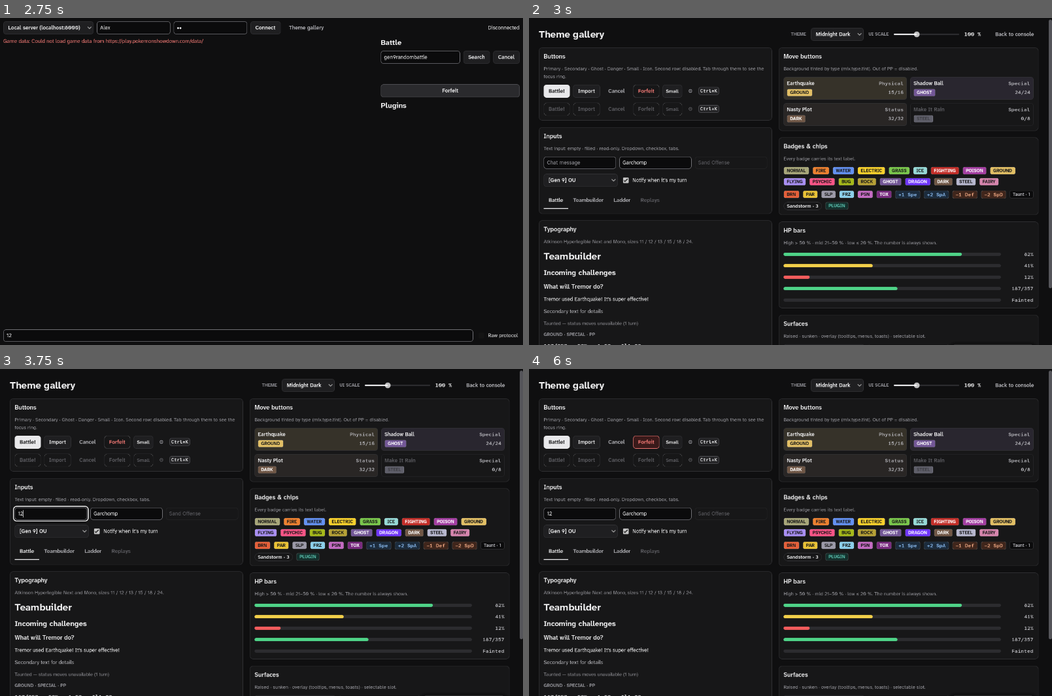
Above: before the commit, frames 1-4 (two rows, left to right).
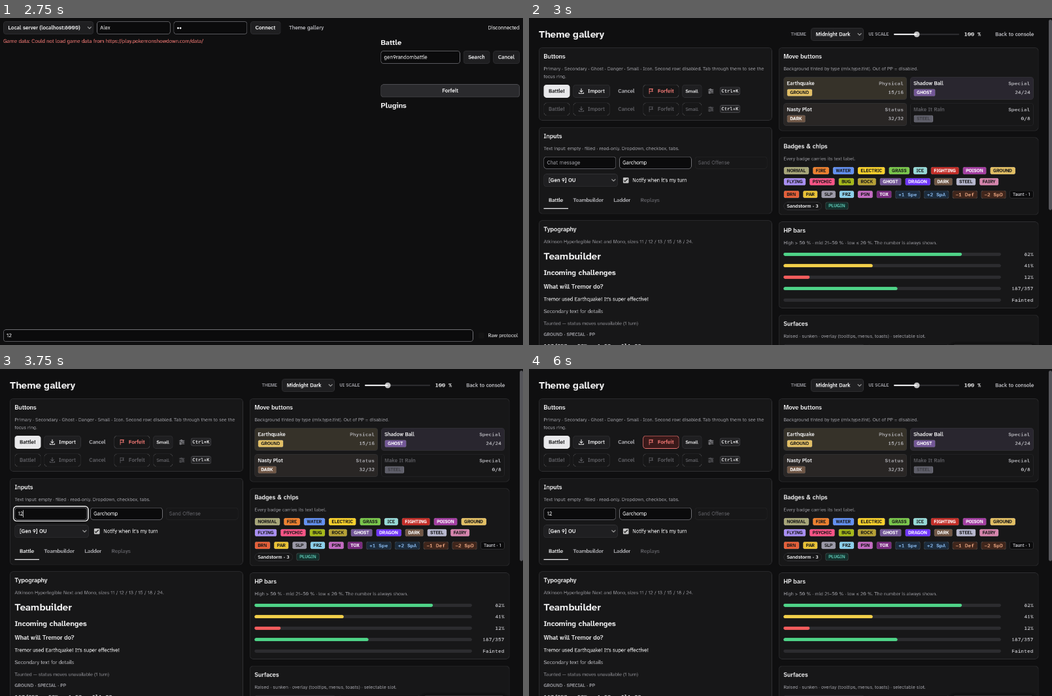
Above: after the commit, the same moments.

Repository: chrismaghuhn/Showdown-godot
Game: Godot game, scene res://src/app/main.tscn
Same seed, same stepped clock (60 frames per second), same inputs: the game is played once before the commit and once after it.
Inputs (mouse positions are in pixels of both pictures, inside the frame that each line leads up to):
- Up to frame 1 (2.75 s): click (135, 27) at 0.52 s; type "Alex" at 0.6 s; click (209, 27) at 0.75 s; type "12" at 0.83 s; click (240, 335) at 0.98 s; type "12" at 1.07 s; click "Cancel" at 1.25 s; click "Forfeit" at 2 s
- Up to frame 2 (3 s): click "Theme gallery" at 2.75 s
- Up to frame 3 (3.75 s): click (52, 512) at 3.52 s; type "12" at 3.6 s
- Up to frame 4 (6 s): click "Import" at 4.25 s; click "Cancel" at 5 s; click "Forfeit" at 5.75 s

Frame 1 is identical in both runs. In frame 2, 0.6% of the frame differs, in the area x 9-100%, y 20-83%; in frame 3, 0.6%; in frame 4, 0.8%.

Commit message:
Add design system icons with theme tinting
- 37 hand-drawn icons from the design (weather, terrain, hazards,
  screens, UI), white 16px SVGs, imported at 2x so they stay sharp up to
  200 % UI scale and displayed at 16 logical px
- Icons helper (get_icon, names) and IconView component tinted by a
  theme color token
- Theme gallery: icons on Import, Forfeit and the settings icon button,
  plus an icon overview section
- Tests: all icons load at 2x, field condition icons exist, IconView
- docs/theming.md: icon usage and import rules

Co-Authored-By: Claude Opus 5.5 <noreply@anthropic.com>

Diff:
--- /dev/null
+++ b/client/assets/icons/hazard-spikes.svg
@@ -0,0 +1 @@
+<svg xmlns="http://www.w3.org/2000/svg" width="16" height="16" viewBox="0 0 16 16" fill="none" stroke="#FFFFFF" stroke-width="1.5" stroke-linecap="round" stroke-linejoin="round"><path d="M1.75 13.75h12.5M2.75 13.75L4.5 8.25l1.75 5.5M6.25 13.75L8 5.75l1.75 8M9.75 13.75l1.75-5.5 1.75 5.5"></path></svg>
--- /dev/null
+++ b/client/assets/icons/hazard-stealth-rock.svg
@@ -0,0 +1 @@
+<svg xmlns="http://www.w3.org/2000/svg" width="16" height="16" viewBox="0 0 16 16" fill="none" stroke="#FFFFFF" stroke-width="1.5" stroke-linecap="round" stroke-linejoin="round"><path d="M3.5 10L6 3.25l3.75 4.25L8.25 12H5z"></path><path d="M6 3.25l.75 5.25 3-1M6.75 8.5L5 12"></path><path d="M11.25 6.25l1.5-3.5 1.75 2.5-1.25 2z"></path><path d="M10.75 13.5l1-3 2.5 1.25-.75 1.75z"></path></svg>
--- /dev/null
+++ b/client/assets/icons/hazard-sticky-web.svg
@@ -0,0 +1 @@
+<svg xmlns="http://www.w3.org/2000/svg" width="16" height="16" viewBox="0 0 16 16" fill="none" stroke="#FFFFFF" stroke-width="1.5" stroke-linecap="round" stroke-linejoin="round"><path d="M8 8V1.75M8 8l5.41-3.12M8 8l5.41 3.12M8 8v6.25M8 8l-5.41 3.12M8 8L2.59 4.87M8 2.75Q9.59 5.24 12.55 5.38Q11.18 8 12.55 10.62Q9.59 10.76 8 13.25Q6.41 10.76 3.45 10.62Q4.82 8 3.45 5.38Q6.41 5.24 8 2.75"></path></svg>
--- /dev/null
+++ b/client/assets/icons/hazard-toxic-spikes.svg
@@ -0,0 +1 @@
+<svg xmlns="http://www.w3.org/2000/svg" width="16" height="16" viewBox="0 0 16 16" fill="none" stroke="#FFFFFF" stroke-width="1.5" stroke-linecap="round" stroke-linejoin="round"><path d="M1.75 13.75h12.5M2.75 13.75L4.5 8.25l1.75 5.5M6.75 13.75L8.5 8.25l1.75 5.5"></path><circle cx="12" cy="5" r="1.75"></circle><circle cx="8.75" cy="3" r="1"></circle></svg>
--- /dev/null
+++ b/client/assets/icons/screen-aurora-veil.svg
@@ -0,0 +1 @@
+<svg xmlns="http://www.w3.org/2000/svg" width="16" height="16" viewBox="0 0 16 16" fill="none" stroke="#FFFFFF" stroke-width="1.5" stroke-linecap="round" stroke-linejoin="round"><path d="M8 1.8l5.2 2v4.1c0 3.1-2.2 5.2-5.2 6.3-3-1.1-5.2-3.2-5.2-6.3V3.8z"></path><path d="M5.25 6.5c.9-.6 1.85-.6 2.75 0s1.85.6 2.75 0M5.25 9.25c.9-.6 1.85-.6 2.75 0s1.85.6 2.75 0"></path></svg>
--- /dev/null
+++ b/client/assets/icons/screen-light-screen.svg
@@ -0,0 +1 @@
+<svg xmlns="http://www.w3.org/2000/svg" width="16" height="16" viewBox="0 0 16 16" fill="none" stroke="#FFFFFF" stroke-width="1.5" stroke-linecap="round" stroke-linejoin="round"><path d="M8 1.8l5.2 2v4.1c0 3.1-2.2 5.2-5.2 6.3-3-1.1-5.2-3.2-5.2-6.3V3.8z"></path><circle cx="8" cy="7.75" r="2"></circle></svg>
--- /dev/null
+++ b/client/assets/icons/screen-reflect.svg
@@ -0,0 +1 @@
+<svg xmlns="http://www.w3.org/2000/svg" width="16" height="16" viewBox="0 0 16 16" fill="none" stroke="#FFFFFF" stroke-width="1.5" stroke-linecap="round" stroke-linejoin="round"><path d="M8 1.8l5.2 2v4.1c0 3.1-2.2 5.2-5.2 6.3-3-1.1-5.2-3.2-5.2-6.3V3.8z"></path><path d="M8 4.75l1 2.25 2.25 1-2.25 1L8 11.25 7 9 4.75 8 7 7z"></path></svg>
--- /dev/null
+++ b/client/assets/icons/terrain-electric.svg
@@ -0,0 +1 @@
+<svg xmlns="http://www.w3.org/2000/svg" width="16" height="16" viewBox="0 0 16 16" fill="none" stroke="#FFFFFF" stroke-width="1.5" stroke-linecap="round" stroke-linejoin="round"><path d="M9.25 1.75L5 8.25h3.25l-1.5 4.5 4.5-6.5H8z"></path><path d="M2 14.25h12"></path></svg>
--- /dev/null
+++ b/client/assets/icons/terrain-grassy.svg
@@ -0,0 +1 @@
+<svg xmlns="http://www.w3.org/2000/svg" width="16" height="16" viewBox="0 0 16 16" fill="none" stroke="#FFFFFF" stroke-width="1.5" stroke-linecap="round" stroke-linejoin="round"><path d="M8 14.25V8.5"></path><path d="M8 9.75C8 7.1 6.4 5.5 3.75 5.5c0 2.65 1.6 4.25 4.25 4.25zM8 8.5c0-2.65 1.6-4.25 4.25-4.25 0 2.65-1.6 4.25-4.25 4.25z"></path><path d="M2 14.25h12"></path></svg>
--- /dev/null
+++ b/client/assets/icons/terrain-misty.svg
@@ -0,0 +1 @@
+<svg xmlns="http://www.w3.org/2000/svg" width="16" height="16" viewBox="0 0 16 16" fill="none" stroke="#FFFFFF" stroke-width="1.5" stroke-linecap="round" stroke-linejoin="round"><path d="M8 1.75l.65 1.6 1.6.65-1.6.65L8 6.25l-.65-1.6-1.6-.65 1.6-.65z"></path><path d="M3 8.75h4.5M9.5 8.75H13M4.75 11.5h6.5"></path><path d="M2 14.25h12"></path></svg>
--- /dev/null
+++ b/client/assets/icons/terrain-none.svg
@@ -0,0 +1 @@
+<svg xmlns="http://www.w3.org/2000/svg" width="16" height="16" viewBox="0 0 16 16" fill="none" stroke="#FFFFFF" stroke-width="1.5" stroke-linecap="round" stroke-linejoin="round"><path d="M8 2.5l6 3-6 3-6-3zM2 8.5l6 3 6-3M2 11.5l6 3 6-3"></path></svg>
--- /dev/null
+++ b/client/assets/icons/terrain-psychic.svg
@@ -0,0 +1 @@
+<svg xmlns="http://www.w3.org/2000/svg" width="16" height="16" viewBox="0 0 16 16" fill="none" stroke="#FFFFFF" stroke-width="1.5" stroke-linecap="round" stroke-linejoin="round"><path d="M7.4 7.25a1.25 1.25 0 0 1 2.5 0 2.5 2.5 0 0 1-5 0 3.75 3.75 0 0 1 7.5 0"></path><path d="M2 14.25h12"></path></svg>
--- /dev/null
+++ b/client/assets/icons/ui-backup.svg
@@ -0,0 +1 @@
+<svg xmlns="http://www.w3.org/2000/svg" width="16" height="16" viewBox="0 0 16 16" fill="none" stroke="#FFFFFF" stroke-width="1.5" stroke-linecap="round" stroke-linejoin="round"><rect x="2" y="9" width="12" height="4.5" rx="1.2"></rect><path d="M3.5 9L5 3.5h6L12.5 9M11 11.3h.5"></path></svg>
--- /dev/null
+++ b/client/assets/icons/ui-chat.svg
@@ -0,0 +1 @@
+<svg xmlns="http://www.w3.org/2000/svg" width="16" height="16" viewBox="0 0 16 16" fill="none" stroke="#FFFFFF" stroke-width="1.5" stroke-linecap="round" stroke-linejoin="round"><path d="M2.5 3h11v8H7.5L4.5 13.5V11h-2z"></path></svg>
--- /dev/null
+++ b/client/assets/icons/ui-drag.svg
@@ -0,0 +1 @@
+<svg xmlns="http://www.w3.org/2000/svg" width="16" height="16" viewBox="0 0 16 16" fill="none" stroke="#FFFFFF" stroke-width="1.5" stroke-linecap="round" stroke-linejoin="round"><g fill="#FFFFFF" stroke="none"><circle cx="6" cy="4" r="1.1"></circle><circle cx="10" cy="4" r="1.1"></circle><circle cx="6" cy="8" r="1.1"></circle><circle cx="10" cy="8" r="1.1"></circle><circle cx="6" cy="12" r="1.1"></circle><circle cx="10" cy="12" r="1.1"></circle></g></svg>
--- /dev/null
+++ b/client/assets/icons/ui-export.svg
@@ -0,0 +1 @@
+<svg xmlns="http://www.w3.org/2000/svg" width="16" height="16" viewBox="0 0 16 16" fill="none" stroke="#FFFFFF" stroke-width="1.5" stroke-linecap="round" stroke-linejoin="round"><path d="M8 10.3v-8M4.5 5.5L8 2l3.5 3.5M2.5 11.5v2h11v-2"></path></svg>
--- /dev/null
+++ b/client/assets/icons/ui-forfeit.svg
@@ -0,0 +1 @@
+<svg xmlns="http://www.w3.org/2000/svg" width="16" height="16" viewBox="0 0 16 16" fill="none" stroke="#FFFFFF" stroke-width="1.5" stroke-linecap="round" stroke-linejoin="round"><path d="M3.5 14.5V2M3.5 2.5h8.5l-2 3 2 3H3.5"></path></svg>
--- /dev/null
+++ b/client/assets/icons/ui-hotkeys.svg
@@ -0,0 +1 @@
+<svg xmlns="http://www.w3.org/2000/svg" width="16" height="16" viewBox="0 0 16 16" fill="none" stroke="#FFFFFF" stroke-width="1.5" stroke-linecap="round" stroke-linejoin="round"><rect x="1.5" y="4" width="13" height="8" rx="1.5"></rect><path d="M4 7h.5M6.5 7h.5M9 7h.5M11.5 7h.5M5 9.5h6"></path></svg>
--- /dev/null
+++ b/client/assets/icons/ui-import.svg
@@ -0,0 +1 @@
+<svg xmlns="http://www.w3.org/2000/svg" width="16" height="16" viewBox="0 0 16 16" fill="none" stroke="#FFFFFF" stroke-width="1.5" stroke-linecap="round" stroke-linejoin="round"><path d="M8 2v8M4.5 6.8L8 10.3l3.5-3.5M2.5 11.5v2h11v-2"></path></svg>
--- /dev/null
+++ b/client/assets/icons/ui-notify.svg
@@ -0,0 +1 @@
+<svg xmlns="http://www.w3.org/2000/svg" width="16" height="16" viewBox="0 0 16 16" fill="none" stroke="#FFFFFF" stroke-width="1.5" stroke-linecap="round" stroke-linejoin="round"><path d="M4 11.5V7.5a4 4 0 0 1 8 0v4l1.2 1.5H2.8zM6.5 14.5h3"></path></svg>
--- /dev/null
+++ b/client/assets/icons/ui-physical.svg
@@ -0,0 +1 @@
+<svg xmlns="http://www.w3.org/2000/svg" width="16" height="16" viewBox="0 0 16 16" fill="none" stroke="#FFFFFF" stroke-width="1.5" stroke-linecap="round" stroke-linejoin="round"><path d="M8 1.4L9.2 5.1L12.7 3.3L10.9 6.8L14.6 8L10.9 9.2L12.7 12.7L9.2 10.9L8 14.6L6.8 10.9L3.3 12.7L5.1 9.2L1.4 8L5.1 6.8L3.3 3.3L6.8 5.1Z"></path></svg>
--- /dev/null
+++ b/client/assets/icons/ui-pin.svg
@@ -0,0 +1 @@
+<svg xmlns="http://www.w3.org/2000/svg" width="16" height="16" viewBox="0 0 16 16" fill="none" stroke="#FFFFFF" stroke-width="1.5" stroke-linecap="round" stroke-linejoin="round"><path d="M10 2.5l3.5 3.5-2.5 1.5-2 2 .5 2.5-1.5 1.5-5-5L4.5 7 7 7.5l2-2z"></path><path d="M5.5 10.5L2.5 13.5"></path></svg>
--- /dev/null
+++ b/client/assets/icons/ui-plugin.svg
@@ -0,0 +1 @@
+<svg xmlns="http://www.w3.org/2000/svg" width="16" height="16" viewBox="0 0 16 16" fill="none" stroke="#FFFFFF" stroke-width="1.5" stroke-linecap="round" stroke-linejoin="round"><path d="M5.5 1.5v3.5M10.5 1.5v3.5M3.5 5h9v2.5a4.5 4.5 0 0 1-9 0zM8 12v2.5"></path></svg>
--- /dev/null
+++ b/client/assets/icons/ui-pop-out.svg
@@ -0,0 +1 @@
+<svg xmlns="http://www.w3.org/2000/svg" width="16" height="16" viewBox="0 0 16 16" fill="none" stroke="#FFFFFF" stroke-width="1.5" stroke-linecap="round" stroke-linejoin="round"><path d="M9.5 2.5h4v4M13.5 2.5L8 8M11.5 9.5v4h-9v-9h4"></path></svg>
--- /dev/null
+++ b/client/assets/icons/ui-search.svg
@@ -0,0 +1 @@
+<svg xmlns="http://www.w3.org/2000/svg" width="16" height="16" viewBox="0 0 16 16" fill="none" stroke="#FFFFFF" stroke-width="1.5" stroke-linecap="round" stroke-linejoin="round"><circle cx="7" cy="7" r="4.5"></circle><path d="M10.4 10.4L14 14"></path></svg>
--- /dev/null
+++ b/client/assets/icons/ui-settings.svg
@@ -0,0 +1 @@
+<svg xmlns="http://www.w3.org/2000/svg" width="16" height="16" viewBox="0 0 16 16" fill="none" stroke="#FFFFFF" stroke-width="1.5" stroke-linecap="round" stroke-linejoin="round"><path d="M2 4h3M9 4h5M2 8h7M13 8h1M2 12h1M7 12h7"></path><circle cx="7" cy="4" r="1.6"></circle><circle cx="11" cy="8" r="1.6"></circle><circle cx="5" cy="12" r="1.6"></circle></svg>
--- /dev/null
+++ b/client/assets/icons/ui-special.svg
@@ -0,0 +1 @@
+<svg xmlns="http://www.w3.org/2000/svg" width="16" height="16" viewBox="0 0 16 16" fill="none" stroke="#FFFFFF" stroke-width="1.5" stroke-linecap="round" stroke-linejoin="round"><circle cx="8" cy="8" r="6"></circle><circle cx="8" cy="8" r="2.5"></circle></svg>
--- /dev/null
+++ b/client/assets/icons/ui-status.svg
@@ -0,0 +1 @@
+<svg xmlns="http://www.w3.org/2000/svg" width="16" height="16" viewBox="0 0 16 16" fill="none" stroke="#FFFFFF" stroke-width="1.5" stroke-linecap="round" stroke-linejoin="round"><circle cx="8" cy="8" r="6"></circle><path d="M8 2a3 3 0 0 1 0 6a3 3 0 0 0 0 6"></path></svg>
--- /dev/null
+++ b/client/assets/icons/ui-tera.svg
@@ -0,0 +1 @@
+<svg xmlns="http://www.w3.org/2000/svg" width="16" height="16" viewBox="0 0 16 16" fill="none" stroke="#FFFFFF" stroke-width="1.5" stroke-linecap="round" stroke-linejoin="round"><path d="M4.5 2.5h7l3 4-7 7.5-7-7.5zM1.5 6.5h13M6 2.5l-1 4 3 7.5 3-7.5-1-4"></path></svg>
--- /dev/null
+++ b/client/assets/icons/ui-timer.svg
@@ -0,0 +1 @@
+<svg xmlns="http://www.w3.org/2000/svg" width="16" height="16" viewBox="0 0 16 16" fill="none" stroke="#FFFFFF" stroke-width="1.5" stroke-linecap="round" stroke-linejoin="round"><circle cx="8" cy="9" r="5.5"></circle><path d="M8 6.3V9l1.8 1.4M6.3 1.5h3.4"></path></svg>
--- /dev/null
+++ b/client/assets/icons/ui-warning.svg
@@ -0,0 +1 @@
+<svg xmlns="http://www.w3.org/2000/svg" width="16" height="16" viewBox="0 0 16 16" fill="none" stroke="#FFFFFF" stroke-width="1.5" stroke-linecap="round" stroke-linejoin="round"><path d="M8 2.2l6.3 11.3H1.7z"></path><path d="M8 6.5v3M8 11.5v.2"></path></svg>
--- /dev/null
+++ b/client/assets/icons/weather-hail.svg
@@ -0,0 +1 @@
+<svg xmlns="http://www.w3.org/2000/svg" width="16" height="16" viewBox="0 0 16 16" fill="none" stroke="#FFFFFF" stroke-width="1.5" stroke-linecap="round" stroke-linejoin="round"><path d="M4.75 8.5h6.75a2.25 2.25 0 0 0 .2-4.49 3.25 3.25 0 0 0-6.2-.76A2.6 2.6 0 0 0 4.75 8.5z"></path><circle cx="5.5" cy="11.5" r="1.05" fill="#FFFFFF" stroke="none"></circle><circle cx="8.5" cy="13.5" r="1.05" fill="#FFFFFF" stroke="none"></circle><circle cx="11.5" cy="11.5" r="1.05" fill="#FFFFFF" stroke="none"></circle></svg>
--- /dev/null
+++ b/client/assets/icons/weather-none.svg
@@ -0,0 +1 @@
+<svg xmlns="http://www.w3.org/2000/svg" width="16" height="16" viewBox="0 0 16 16" fill="none" stroke="#FFFFFF" stroke-width="1.5" stroke-linecap="round" stroke-linejoin="round"><path d="M4.75 8.5h6.75a2.25 2.25 0 0 0 .2-4.49 3.25 3.25 0 0 0-6.2-.76A2.6 2.6 0 0 0 4.75 8.5z"></path><path d="M2.5 13.5l11-11"></path></svg>
--- /dev/null
+++ b/client/assets/icons/weather-rain.svg
@@ -0,0 +1 @@
+<svg xmlns="http://www.w3.org/2000/svg" width="16" height="16" viewBox="0 0 16 16" fill="none" stroke="#FFFFFF" stroke-width="1.5" stroke-linecap="round" stroke-linejoin="round"><path d="M4.75 8.5h6.75a2.25 2.25 0 0 0 .2-4.49 3.25 3.25 0 0 0-6.2-.76A2.6 2.6 0 0 0 4.75 8.5z"></path><path d="M5.75 10.75l-.75 2.75M8.5 10.75l-.75 2.75M11.25 10.75l-.75 2.75"></path></svg>
--- /dev/null
+++ b/client/assets/icons/weather-sandstorm.svg
@@ -0,0 +1 @@
+<svg xmlns="http://www.w3.org/2000/svg" width="16" height="16" viewBox="0 0 16 16" fill="none" stroke="#FFFFFF" stroke-width="1.5" stroke-linecap="round" stroke-linejoin="round"><path d="M1.75 5.5h7a2 2 0 1 0-2-2M1.75 9h9.5a2.25 2.25 0 1 1-2.25 2.25"></path><circle cx="12.75" cy="4.5" r="0.9" fill="#FFFFFF" stroke="none"></circle><circle cx="14" cy="7.25" r="0.9" fill="#FFFFFF" stroke="none"></circle><circle cx="4" cy="12.5" r="0.9" fill="#FFFFFF" stroke="none"></circle></svg>
--- /dev/null
+++ b/client/assets/icons/weather-snow.svg
@@ -0,0 +1 @@
+<svg xmlns="http://www.w3.org/2000/svg" width="16" height="16" viewBox="0 0 16 16" fill="none" stroke="#FFFFFF" stroke-width="1.5" stroke-linecap="round" stroke-linejoin="round"><path d="M8 1.75v12.5M2.59 4.88l10.82 6.24M2.59 11.12l10.82-6.24"></path><path d="M6.6 2.9L8 4.1l1.4-1.2M6.6 13.1L8 11.9l1.4 1.2M2.95 6.9l1.8-.35-.6-1.75M13.05 9.1l-1.8.35.6 1.75M2.95 9.1l1.8.35-.6 1.75M13.05 6.9l-1.8-.35.6-1.75"></path></svg>
--- /dev/null
+++ b/client/assets/icons/weather-sun.svg
@@ -0,0 +1 @@
+<svg xmlns="http://www.w3.org/2000/svg" width="16" height="16" viewBox="0 0 16 16" fill="none" stroke="#FFFFFF" stroke-width="1.5" stroke-linecap="round" stroke-linejoin="round"><circle cx="8" cy="8" r="2.75"></circle><path d="M8 1.75v1.5M8 12.75v1.5M1.75 8h1.5M12.75 8h1.5M3.58 3.58l1.06 1.06M11.36 11.36l1.06 1.06M3.58 12.42l1.06-1.06M11.36 4.64l1.06-1.06"></path></svg>
--- /dev/null
+++ b/client/src/ui/components/icon_view.gd
@@ -0,0 +1,38 @@
+class_name IconView
+extends TextureRect
+## A 16px icon tinted with a theme color token. Inside buttons use Button.icon instead
+## (the theme's icon colors tint it). Set tooltip_text when there is no visible label.
+
+@export var icon_name := "":
+	set(value):
+		icon_name = value
+		texture = Icons.get_icon(value) if not value.is_empty() else null
+
+@export var color_token := "color.text.secondary":
+	set(value):
+		color_token = value
+		_apply_color()
+
+
+func _init(initial_icon := "", initial_token := "color.text.secondary") -> void:
+	expand_mode = TextureRect.EXPAND_IGNORE_SIZE
+	stretch_mode = TextureRect.STRETCH_KEEP_ASPECT_CENTERED
+	custom_minimum_size = Vector2(Icons.SIZE, Icons.SIZE)
+	size_flags_vertical = Control.SIZE_SHRINK_CENTER
+	icon_name = initial_icon
+	color_token = initial_token
+
+
+func _notification(what: int) -> void:
+	if what == NOTIFICATION_ENTER_TREE or what == NOTIFICATION_THEME_CHANGED:
+		_apply_color()
+
+
+func _apply_color() -> void:
+	# The color is resolved once the view is in the tree (Themes is an autoload);
+	# until then the texture keeps its white.
+	if not is_inside_tree():
+		return
+	var themes := get_node_or_null("/root/Themes")
+	if themes != null and themes.tokens != null:
+		self_modulate = themes.color(color_token)
--- a/client/src/ui/screens/theme_gallery/theme_gallery.gd
+++ b/client/src/ui/screens/theme_gallery/theme_gallery.gd
@@ -80,6 +80,7 @@
 	_buttons_section(left)
 	_inputs_section(left)
 	_typography_section(left)
+	_icons_section(left)
 	_moves_section(right)
 	_badges_section(right)
 	_hp_section(right)
@@ -125,11 +126,13 @@
 	for disabled in [false, true]:
 		var row := HFlowContainer.new()
 		box.add_child(row)
-		for spec: Array in [["Battle!", &"PrimaryButton"], ["Import", &""], ["Cancel", &"GhostButton"],
-				["Forfeit", &"DangerButton"], ["Small", &"SmallButton"], ["⚙", &"IconButton"]]:
+		for spec: Array in [["Battle!", &"PrimaryButton", ""], ["Import", &"", "ui-import"], ["Cancel", &"GhostButton", ""],
+				["Forfeit", &"DangerButton", "ui-forfeit"], ["Small", &"SmallButton", ""], ["", &"IconButton", "ui-settings"]]:
 			var button := _button(spec[0], spec[1])
+			if not str(spec[2]).is_empty():
+				button.icon = Icons.get_icon(spec[2])
 			button.disabled = disabled
-			button.tooltip_text = "Tooltip: %s button" % spec[0]
+			button.tooltip_text = "Settings" if str(spec[0]).is_empty() else "Tooltip: %s button" % spec[0]
 			row.add_child(button)
 		var kbd := _label("Ctrl+K", &"KbdLabel")
 		kbd.size_flags_vertical = Control.SIZE_SHRINK_CENTER
@@ -176,6 +179,19 @@
 		box.add_child(label)
 
 
+func _icons_section(parent: Control) -> void:
+	var box := _section(parent, "Icons", "Hand-drawn, 16px grid, 1.5px stroke, tinted by the theme. Always paired with a label or tooltip.")
+	var grid := GridContainer.new()
+	grid.columns = 3
+	box.add_child(grid)
+	for icon_name in Icons.names():
+		var row := HBoxContainer.new()
+		row.size_flags_horizontal = Control.SIZE_EXPAND_FILL
+		row.add_child(IconView.new(icon_name, "color.text.primary"))
+		row.add_child(_label(icon_name, &"MutedLabel"))
+		grid.add_child(row)
+
+
 func _moves_section(parent: Control) -> void:
 	var box := _section(parent, "Move buttons", "Background tinted by type (mix.type.tint). Out of PP = disabled.")
 	var grid := GridContainer.new()
--- /dev/null
+++ b/client/src/ui/theme/icons.gd
@@ -0,0 +1,32 @@
+class_name Icons
+extends RefCounted
+## The design system's icons (client/assets/icons/*.svg): 16px grid, drawn white, tinted by the
+## theme (Button icon colors) or by IconView. Imported at 2x so they stay sharp up to 200 % UI
+## scale; always displayed at 16 logical px. Pair every icon with a text label or tooltip.
+
+const DIR := "res://assets/icons"
+const SIZE := 16
+
+static var _cache := {}
+
+
+## Texture for an icon name such as "ui-settings" or "weather-rain"; null if it doesn't exist.
+static func get_icon(icon_name: String) -> Texture2D:
+	if _cache.has(icon_name):
+		return _cache[icon_name]
+	var path := DIR.path_join(icon_name + ".svg")
+	var texture: Texture2D = load(path) if ResourceLoader.exists(path) else null
+	if texture == null:
+		push_warning("Unknown icon '%s'" % icon_name)
+	_cache[icon_name] = texture
+	return texture
+
+
+## All icon names, sorted.
+static func names() -> PackedStringArray:
+	var result := PackedStringArray()
+	for file in ResourceLoader.list_directory(DIR):
+		if file.ends_with(".svg"):
+			result.append(file.trim_suffix(".svg"))
+	result.sort()
+	return result
--- /dev/null
+++ b/client/tests/unit/test_icons.gd
@@ -0,0 +1,26 @@
+extends "res://tests/test_case.gd"
+
+
+func test_all_icons_load_at_double_resolution() -> void:
+	var names := Icons.names()
+	assert_eq(names.size(), 37, "icon count")
+	for icon_name in names:
+		var texture := Icons.get_icon(icon_name)
+		assert_true(texture != null, icon_name + " loads")
+		if texture != null:
+			assert_eq(texture.get_size(), Vector2(Icons.SIZE * 2, Icons.SIZE * 2), icon_name + " imported at 2x")
+
+
+func test_field_condition_icons_exist() -> void:
+	var names := Icons.names()
+	for icon_name in ["weather-rain", "weather-sun", "weather-sandstorm", "weather-snow", "terrain-grassy",
+			"terrain-electric", "terrain-psychic", "terrain-misty", "hazard-stealth-rock", "hazard-spikes",
+			"hazard-toxic-spikes", "hazard-sticky-web", "screen-reflect", "screen-light-screen", "screen-aurora-veil"]:
+		assert_true(icon_name in names, icon_name)
+
+
+func test_icon_view_shows_texture() -> void:
+	var view := IconView.new("ui-settings")
+	assert_true(view.texture != null, "texture set")
+	assert_eq(view.custom_minimum_size, Vector2(16, 16), "displayed at 16px")
+	view.free()
Not shown, added: client/assets/icons/hazard-spikes.svg.import
Not shown, added: client/assets/icons/hazard-stealth-rock.svg.import
Not shown, added: client/assets/icons/hazard-sticky-web.svg.import
Not shown, added: client/assets/icons/hazard-toxic-spikes.svg.import
Not shown, added: client/assets/icons/screen-aurora-veil.svg.import
Not shown, added: client/assets/icons/screen-light-screen.svg.import
Not shown, added: client/assets/icons/screen-reflect.svg.import
Not shown, added: client/assets/icons/terrain-electric.svg.import
Not shown, added: client/assets/icons/terrain-grassy.svg.import
Not shown, added: client/assets/icons/terrain-misty.svg.import
Not shown, added: client/assets/icons/terrain-none.svg.import
Not shown, added: client/assets/icons/terrain-psychic.svg.import
(and 29 more such lines)
